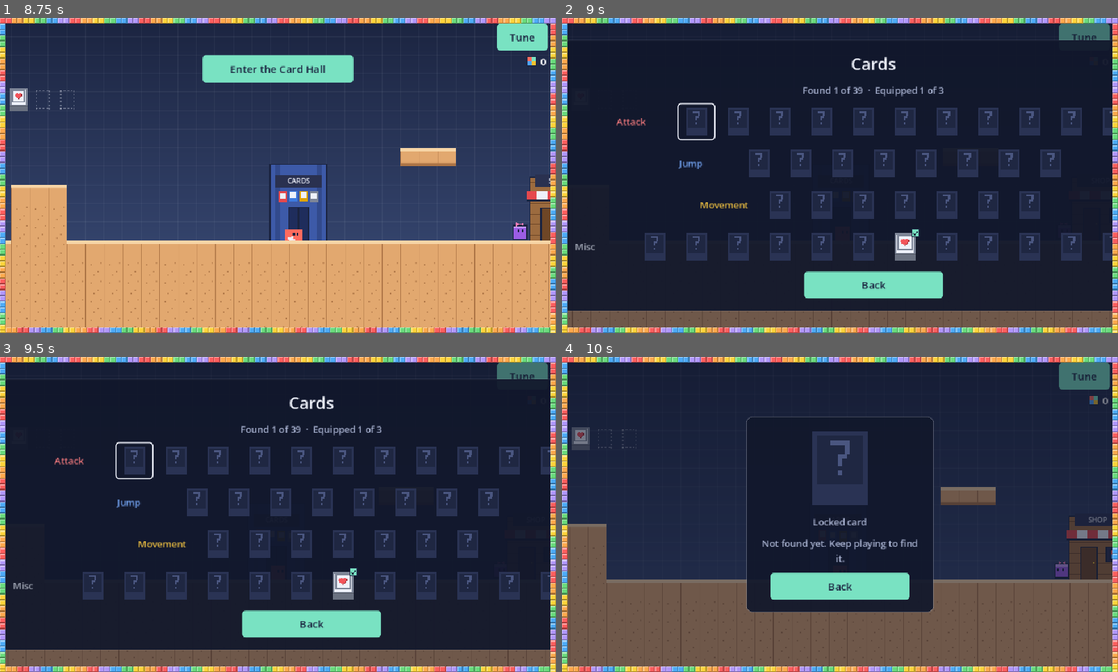
Above: before the commit, frames 1-4 (two rows, left to right).
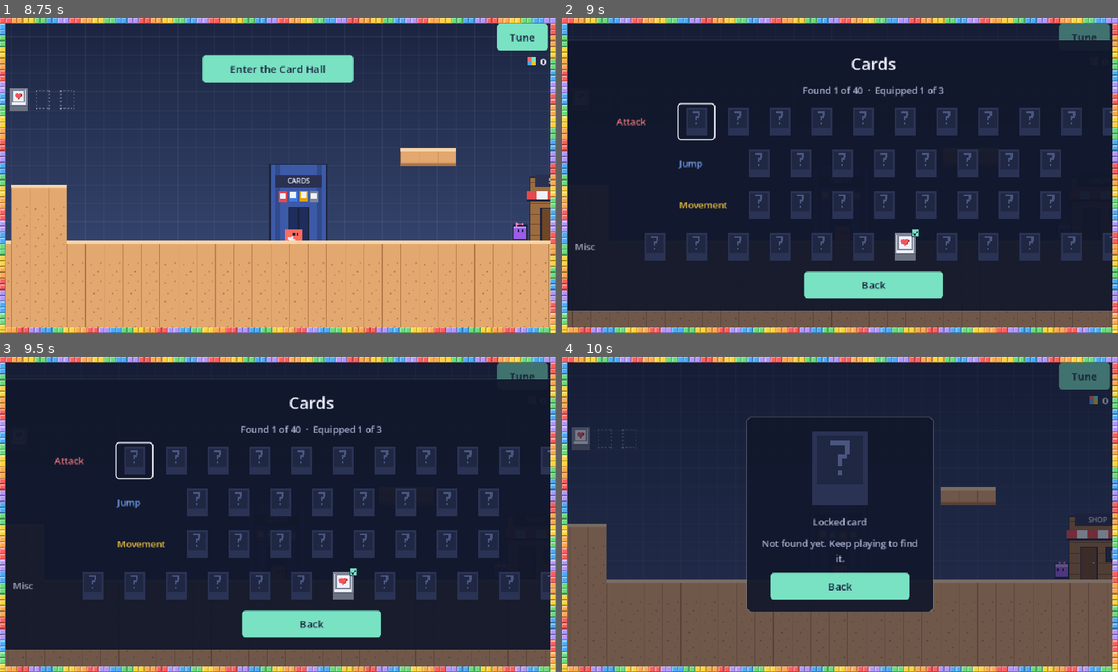
Above: after the commit, the same moments.

Repository: Wut-Lab/Gdtest
Game: Godot game, scene res://scenes/main.tscn
Same seed, same stepped clock (60 frames per second), same inputs: the game is played once before the commit and once after it.
Inputs (mouse positions are in pixels of both pictures, inside the frame that each line leads up to):
- Up to frame 1 (8.75 s): click "Play" at 0.5 s; click "File 1 · Current New game" at 1.25 s; click (16, 99) at 2.02 s; click (44, 99) at 2.77 s; click (66, 99) at 3.52 s; click "Back" at 4.25 s; click "Tune" at 5 s; click "Done" at 5.75 s; tap Enter at 6.5 s; move the mouse to (400, 159) at 6.52 s; hold D (move_right) 6.53-7.25 s; hold W (jump) 6.53-7.25 s; click (400, 159) at 6.67 s; drag from (166, 191) to (394, 229) at 7.27 s; move the mouse to (333, 106) at 8.02 s; hold D (move_right) from 8.03 s (still down); hold W (jump) from 8.03 s (still down); tap Space at 8.1 s
- Up to frame 2 (9 s): release D (move_right) at 8.75 s; release W (jump) at 8.75 s; click "Enter the Card Hall" at 8.75 s
- Up to frame 3 (9.5 s): no input
- Up to frame 4 (10 s): click (695, 460) at 9.52 s

Frame 1 is identical in both runs. In frame 2, 2.7% of the frame differs, in the area x 21-90%, y 21-64%; in frame 3, 2.7%; in frame 4, nothing differs.

Commit message:
Rubber Soles (Shop movement card): rubber bounces throw you 25% farther sideways
Co-Authored-By: Claude Opus 5.5 <noreply@anthropic.com>
Claude-Session: https://claude.ai/code/session_013BExeQaGyrjRbLKt3HwJ73

Diff:
--- a/scripts/ability_card.gd
+++ b/scripts/ability_card.gd
@@ -15,12 +15,12 @@
 	"portion_booster": "Portion Booster", "air_brake": "Air Brake", "momentum": "Momentum", "heart_box": "Heart Box",
 	"angry_dash": "Angry Block Dash", "personal_space": "Personal Space", "safety_bubble": "Safety Bubble",
 	"guard_block": "Guard Block", "long_blink": "Long Blink", "chain_dash": "Chain Dash",
-	"overgrowth": "Overgrowth", "bark_hide": "Bark Hide", "unde …(201 unchanged characters)… ingshot", "feather_jump": "Feather Jump"}
+	"overgrowth": "Overgrowth", "bark_hide": "Bark Hide", "unde …(201 unchanged characters)… ingshot", "feather_jump": "Feather Jump", "rubber_soles": "Rubber Soles"}
 ## Card types, color coded: attacks are red, jumps are blue, movement is yellow, misc is gray.
 const TYPES := {"dash": "attack", "pound": "attack", "double_jump": "jump", "glide": "jump",
 	"quick": "movement", "tele_hop": "movement", "high_jump": "jump", "phase_jump": "jump", "shockwave": "attack", "stun_l …(300 unchanged characters)…
 	"angry_dash": "attack", "personal_space": "misc", "safety_bubble": "misc", "guard_block": "misc", "long_blink": "misc", "chain_dash": "attack",
-	"overgrowth": "attack", "bark_hide": "misc", "undertow": "attack", "geyser_jump": "jump", "kiln_skin": "misc", "hot_feet": "attack", "perfect_stomp": "jump", "brick_toss": "attack", "edge_hop": "movement", "slingshot": "movement", "feather_jump": "jump"}
+	"overgrowth": "attack", "bark_hide": "misc", "undertow": "attack", "geyser_jump": "jump", "kiln_skin": "misc", "hot_feet": "attack", "perfect_stomp": "jump", "brick_toss": "attack", "edge_hop": "movement", "slingshot": "movement", "feather_jump": "jump", "rubber_soles": "movement"}
 const TYPE_NAMES := {"attack": "Attack card", "jump": "Jump card", "movement": "Movement card", "misc": "Misc card"}
 const TYPE_COLORS := {"attack": Color("e5484d"), "jump": Color("3d7be0"), "movement": Color("e0a400"),
 	"misc": Color("7d8597")}
@@ -109,11 +109,12 @@
 		+ "faster for half a second. Found in chests.",
 	"feather_jump": "Passive: keep holding jump at the top of a jump to hang in the air for up to "
 		+ "0.4 seconds. Once per jump. Found in chests.",
+	"rubber_soles": "Passive: rubber floors and rubber walls bounce you 25% farther sideways.",
 }
 const PAPER := Color("eef1fa")
 const EDGE := Color("1b2440")
 
-@export_enum("dash", "pound", "double_jump", "glide", "quick …(444 unchanged characters)…  "edge_hop", "slingshot", "feather_jump") var ability := "dash"
+@export_enum("dash", "pound", "double_jump", "glide", "quick …(444 unchanged characters)…  "edge_hop", "slingshot", "feather_jump", "rubber_soles") var ability := "dash"
 
 var _t := 0.0
 
@@ -250,6 +251,14 @@
 			ci.draw_rect(Rect2(o + Vector2(-1, -2), Vector2(2, 5)), c)
 			for p in [Vector2(6, -10), Vector2(8, -7), Vector2(4, -7)]:
 				ci.draw_rect(Rect2(o + p, Vector2(b, b)), c)
+		"rubber_soles":
+			# A shoe with a thick springy sole and a sideways arrow.
+			ci.draw_rect(Rect2(o + Vector2(-8, -6), Vector2(6, 8)), c)
+			ci.draw_rect(Rect2(o + Vector2(-8, 0), Vector2(14, 4)), c)
+			ci.draw_rect(Rect2(o + Vector2(-9, 5), Vector2(16, 2)), c)
+			ci.draw_rect(Rect2(o + Vector2(-9, 8), Vector2(16, 2)), c)
+			ci.draw_rect(Rect2(o + Vector2(4, -9), Vector2(6, 2)), c)
+			ci.draw_rect(Rect2(o + Vector2(8, -11), Vector2(2, 6)), c)
 		"slingshot":
 			# A block snapping back with a U-turn arrow over it.
 			ci.draw_rect(Rect2(o + Vector2(-3, 2), Vector2(7, 7)), c)
--- a/scripts/card_collection.gd
+++ b/scripts/card_collection.gd
@@ -11,7 +11,7 @@
 const MAX_EQUIPPED := 3
 const STARTER := "heart_box"
 ## Every card, grouped by type, in the order the collection screen shows them.
-const ALL := ["dash", "pound", "double_jump", "glide", "quic …(445 unchanged characters)…  "edge_hop", "slingshot", "feather_jump"]
+const ALL := ["dash", "pound", "double_jump", "glide", "quic …(445 unchanged characters)…  "edge_hop", "slingshot", "feather_jump", "rubber_soles"]
 
 ## Where each card can come from (its drop group, as on the blueprint):
 ##   shop = Shop Only, drop = Drop Only (earned in levels, never sold), chest = Chest Only,
@@ -31,7 +31,7 @@
 	"angry_dash": "milestone", "personal_space": "milestone", "safety_bubble": "paul", "guard_block": "paul", "long_blink": "paul",
 	"chain_dash": "boss",
 	"overgrowth": "moss", "bark_hide": "boss", "undertow": "lake", "geyser_jump": "boss", "kiln_skin": "forge", "hot_feet": "boss",
-	"perfect_stomp": "shop", "brick_toss": "shop", "edge_hop": "shop", "slingshot": "chest", "feather_jump": "chest",
+	"perfect_stomp": "shop", "brick_toss": "shop", "edge_hop": "shop", "slingshot": "chest", "feather_jump": "chest", "rubber_soles": "shop",
 }
 ## Level milestones (random dungeon levels beaten; the training level doesn't count):
 ##   5: Paul moves onto the floating platform in town (his mini shop sells Paul cards)
--- a/scripts/player.gd
+++ b/scripts/player.gd
@@ -121,6 +121,10 @@
 @export var sling_rest := 1.0
 ## Feather Jump: hold jump at the top of a jump to hang in the air this long (once per air time).
 @export var feather_time := 0.4
+## Rubber Soles: rubber floors and walls throw you this much farther sideways, and the extra
+## speed holds for soles_time seconds (steering the same way doesn't slow it).
+@export var soles_boost := 0.25
+@export var soles_time := 0.6
 @export var perfect_boost := 0.33
 @export var perfect_safe := 0.5
 ## Angry Block Dash (rare): seconds of rage, the speed boost, and the recharge after it ends.
@@ -473,6 +477,14 @@
 	hot_feet.emit(global_position + Vector2(0.0, SIZE / 2.0))
 
 
+## Rubber Soles card: a rubber bounce throws you farther sideways.
+func _rubber_soles() -> void:
+	if "rubber_soles" not in abilities or absf(velocity.x) < 20.0:
+		return
+	velocity.x *= 1.0 + _pct(soles_boost)
+	_sling = maxf(_sling, soles_time)   # keep the extra speed for a moment
+
+
 ## Slingshot card: snap around and launch the other way faster than you can run.
 func _slingshot(dir: float) -> void:
 	velocity.x = dir * _run_speed() * (1.0 + _pct(sling_boost))
@@ -573,7 +585,7 @@
 	var on_floor := is_on_floor()
 
 	var dir := Input.get_axis("move_left", "move_right")
-	_sling = maxf(_sling - delta, 0.0)
+	_sling = maxf(_sling - delta, 0.0)   # Slingshot / Rubber Soles: extra speed being kept
 	_sling_cd = maxf(_sling_cd - delta, 0.0)
 	if _stun > 0.0:
 		_stun = maxf(_stun - delta, 0.0)   # just bounced off a rubber wall: no steering yet
@@ -957,6 +969,7 @@
 		if is_wall and into_side:
 			# Rubber wall: throw the player back the way they came.
 			velocity.x = n.x * maxf(absf(before.x) * wall_bounciness, wall_kick)
+			_rubber_soles()
 			if not was_on_floor and Input.is_action_pressed("jump"):
 				velocity.y = minf(before.y, -jump_velocity * wall_jump)   # wall jump
 			elif was_on_floor:
@@ -978,6 +991,7 @@
 			var lift := sqrt(house_height) if "bounce_house" in abilities else 1.0
 			velocity.y = -minf(speed * lift, max_bounce_speed * lift)   # Bounce House: 25% higher
 			velocity.x = before.x
+			_rubber_soles()
 			_bouncing = true
 			_coyote = 0.0
 			_squash = Vector2(1.45, 0.6)
